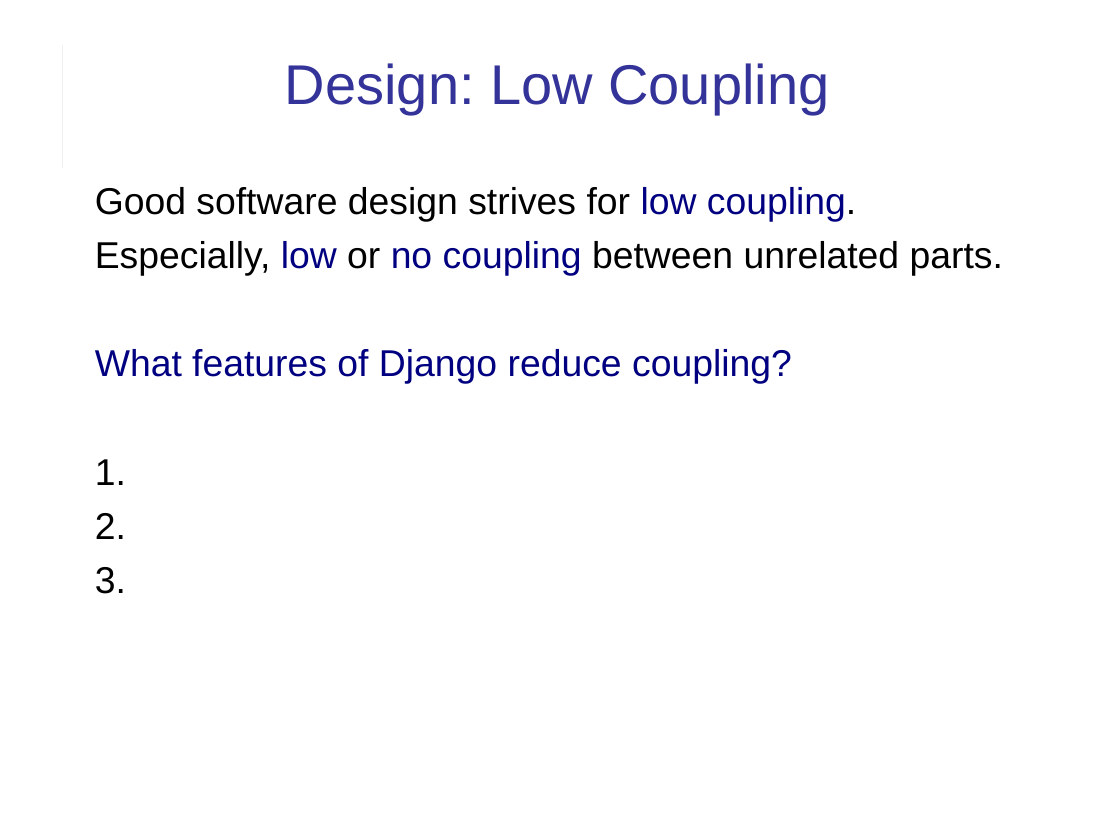
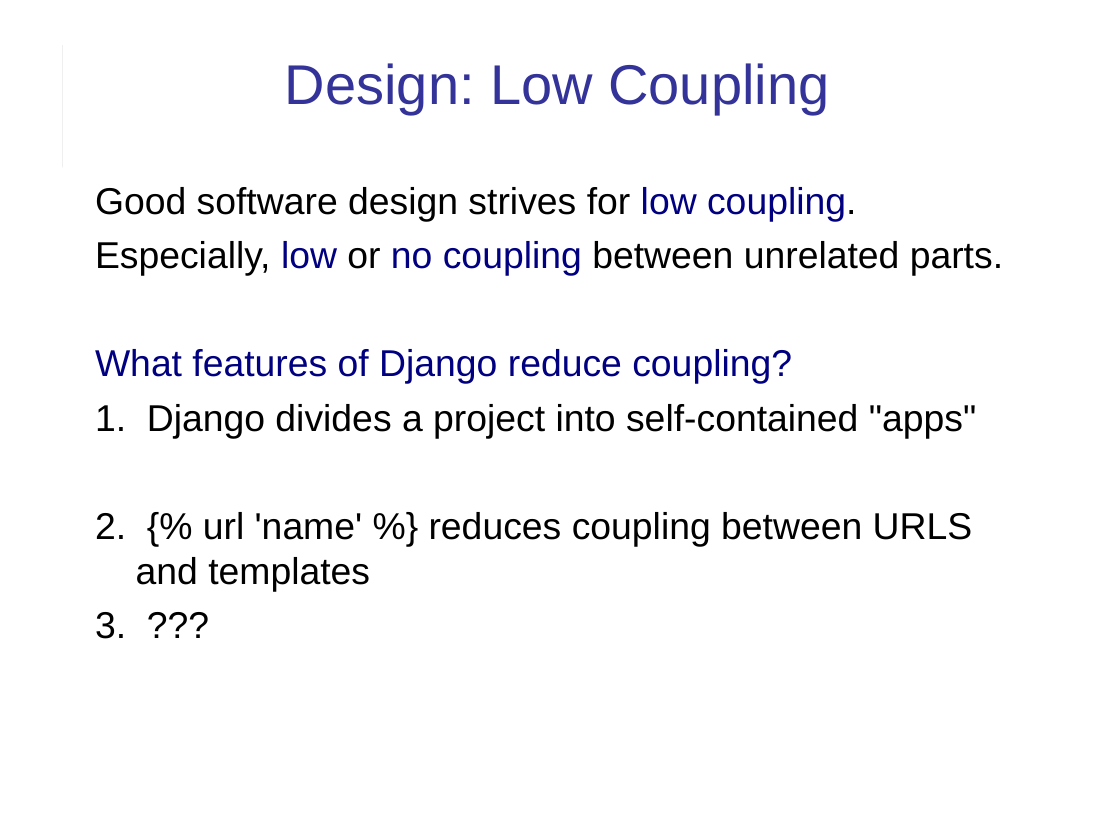
Before and after one commit to cpske/ISP, a slide deck: slide 26 of django/Django-review-1.ppt. Drawn at 1120x840 pixels with LibreOffice and Linux fonts; fonts in the diff are those of the drawing. Boxes give left, top, right and bottom in pixels: in the first picture for what was removed or moved away, otherwise in the second. Text is boxed around its words. In the diff, an @@ line names an element or a change of style, - is before the commit and + after.

```diff
--- a/django/Django-review-1.ppt
+++ b/django/Django-review-1.ppt
@@ text at [95,404,976,639]: text changed @@
-1.
-2.
-3.
+1. Django divides a project into self-contained "apps"
+2. {% url 'name' %} reduces coupling between URLS and templates
+3. ???
```
Also in this commit, not shown: 3 other slides changed, 2 other files.
